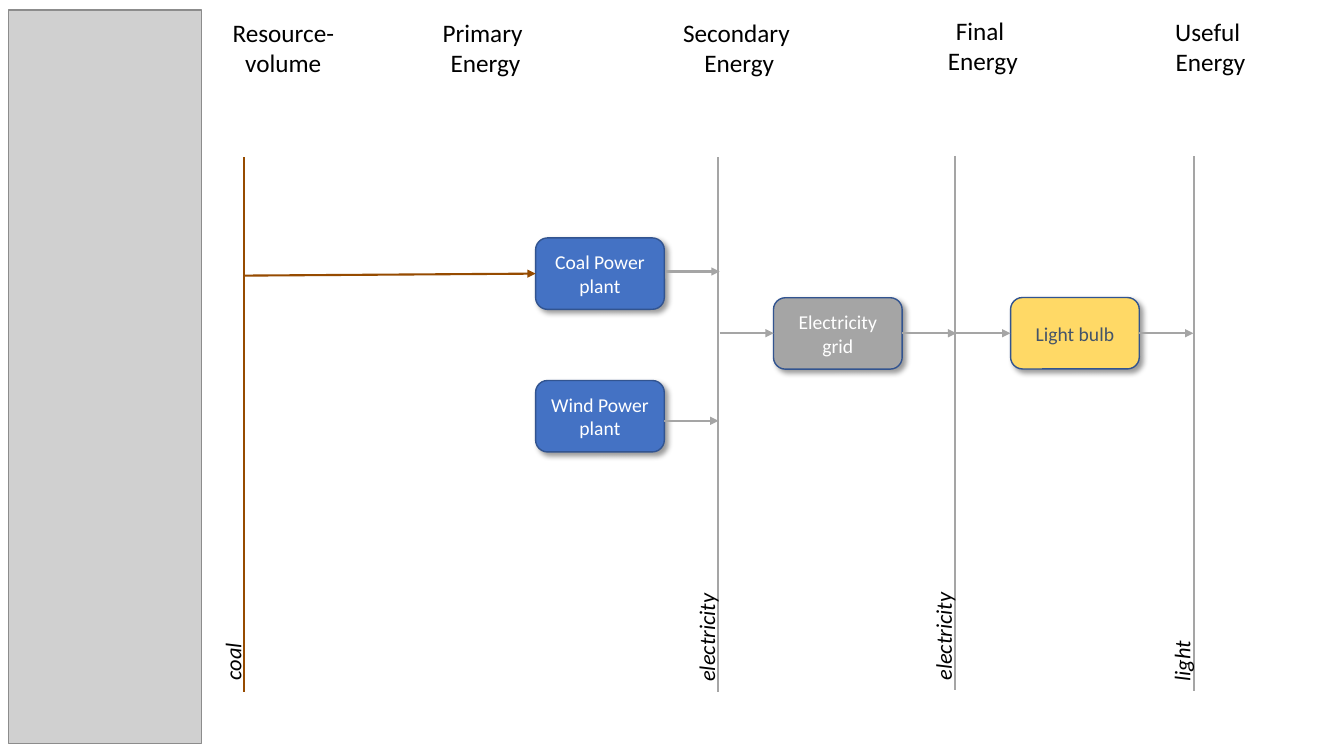
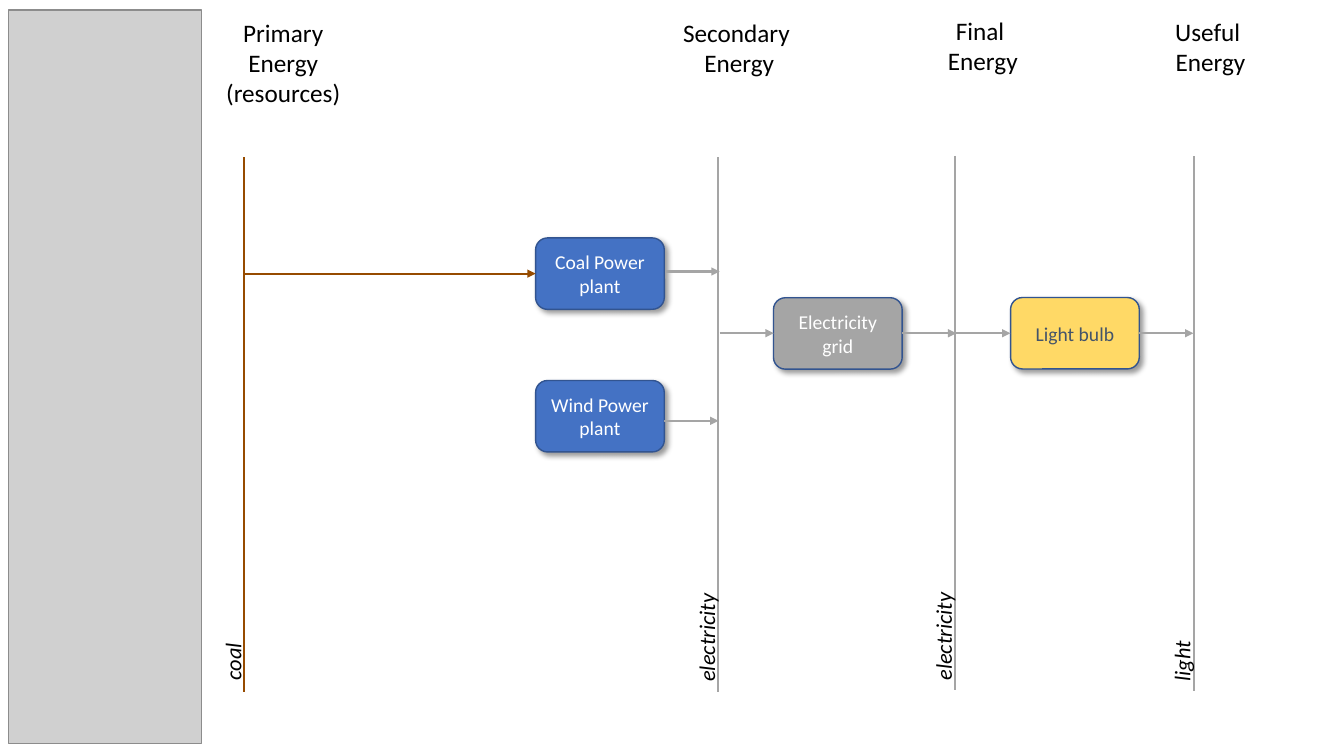
Before and after one commit to iiasa/message_ix, a slide deck: slide 3 of tutorial/westeros/_static/westeros_res.pptx. Drawn at 1344x756 pixels with LibreOffice and Linux fonts; fonts in the diff are those of the drawing; grey boxes stand for pictures. Boxes give left, top, right and bottom in pixels: in the first picture for what was removed or moved away, otherwise in the second. Text is boxed around its words. In the diff, an @@ line names an element or a change of style, - is before the commit and + after.

Commit message:
Adapt RES image for fossil_resource tutorial

```diff
--- a/tutorial/westeros/_static/westeros_res.pptx
+++ b/tutorial/westeros/_static/westeros_res.pptx
@@ text at (226,24,340,106): text changed @@
-Primary
-Energy
+Primary Energy
+(resources)
@@ text removed at (233,25,334,72) @@
-Resource-volume
```
Also in this commit, not shown: 2 other slides changed, 1 other file.
